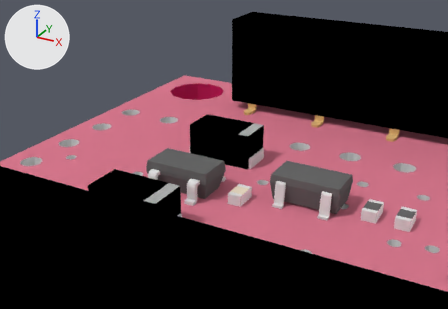
What one commit did to the Blender file products/11373/geometry_edit_blender/XBee-Regulated.blend.
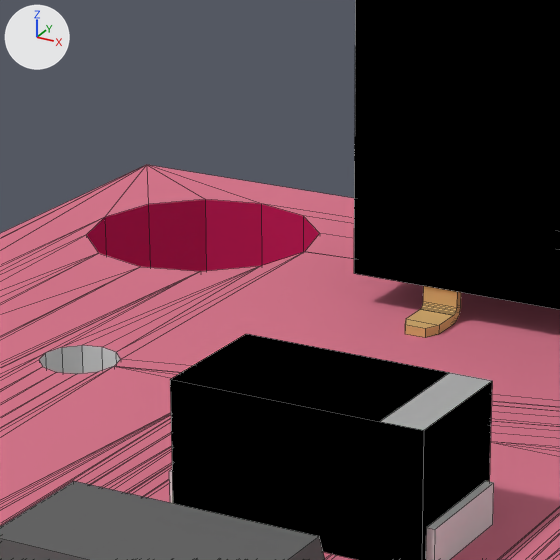
Old and new are each drawn from a 50 mm camera at (21.64, -5.92, 12.61) aimed at (8.9, 17.25, 1.03) and again close up on the part from 34% to 62% of the width and 12% to 54% of the height. Lighting does not change. The marker at upper left points along +X, +Y and +Z. The close-ups show mesh edges as thin lines.

In view in the first close-up: 'Mesh1 pcbgroup Model', 'Mesh31 skpDB71_1 G_1X10_2MM_SMD1 XBEE_SMD1 Model', 'Mesh35 skpDB71_1 G_1X10_2MM_SMD1 XBEE_SMD1 Model', 'Mesh4 EIA3216_2 Model', 'Mesh52 SOT23_5_1 Model'.
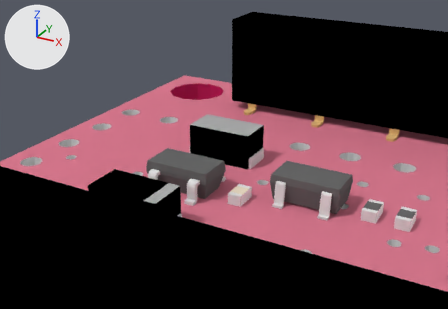
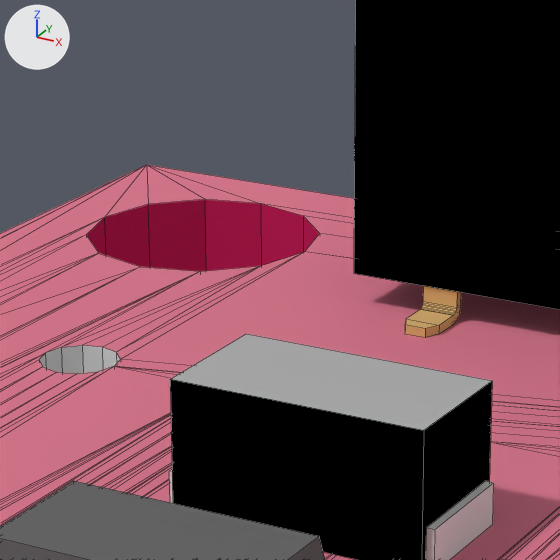
Pixel boxes [x1, y1, x2, y2] of what changed, in the close-ups (560 x 560 px; the box of a moved part takes in the faces that stretch with it):
part 1 of me_mesh4_eia3216_2_model, moved or reshaped: [170, 334, 452, 426] in both

The change, as a diff of the scene's bpy script:
```diff
--- a/products/11373/geometry_edit_blender/XBee-Regulated.blend.py
+++ b/products/11373/geometry_edit_blender/XBee-Regulated.blend.py
@@ me_mesh4_eia3216_2_model @@
 me_mesh4_eia3216_2_model.from_pydata(...)  # 26 vertices, 19 faces; spans x 7.29..10.49, y 0.8..2.4, z -18.33..-16.73
 # used by ob_mesh4_eia3216_2_model
 # verts and faces of me_mesh4_eia3216_2_model; kept vertices keep their numbers, new ones are numbered from 26
 # before: 6 (7.39, 2.4, -16.73) at pixel (170, 379), 7 (7.39, 2.4, -18.33) at pixel (246, 333), 8 (7.39, 0.8, -18.33), 10 (7.39, 0.8, -16.73), 11 (9.89, 2.4, -16.73) at pixel (379, 421)
 # before: 12 (9.89, 2.4, -18.33) at pixel (449, 372), 13 (10.39, 2.4, -16.73) at pixel (423, 430), 14 (10.39, 2.4, -18.33) at pixel (492, 380), 15 (10.39, 0.8, -16.73), 16 (10.39, 0.8, -18.33)
+# me_mesh4_eia3216_2_model part 1
+delete_vertices([11, 12])  # with the faces that use them
+faces += [(7, 14, 16, 8), (6, 10, 15, 13)]  # mat_m_0137_black (black #000000)
+faces += [(6, 13, 14, 7)]  # mat_m_0134_dimgray (grey #acacac)
 me_mesh4_eia3216_2_model.materials.append(mat_m_0137_black)
```
